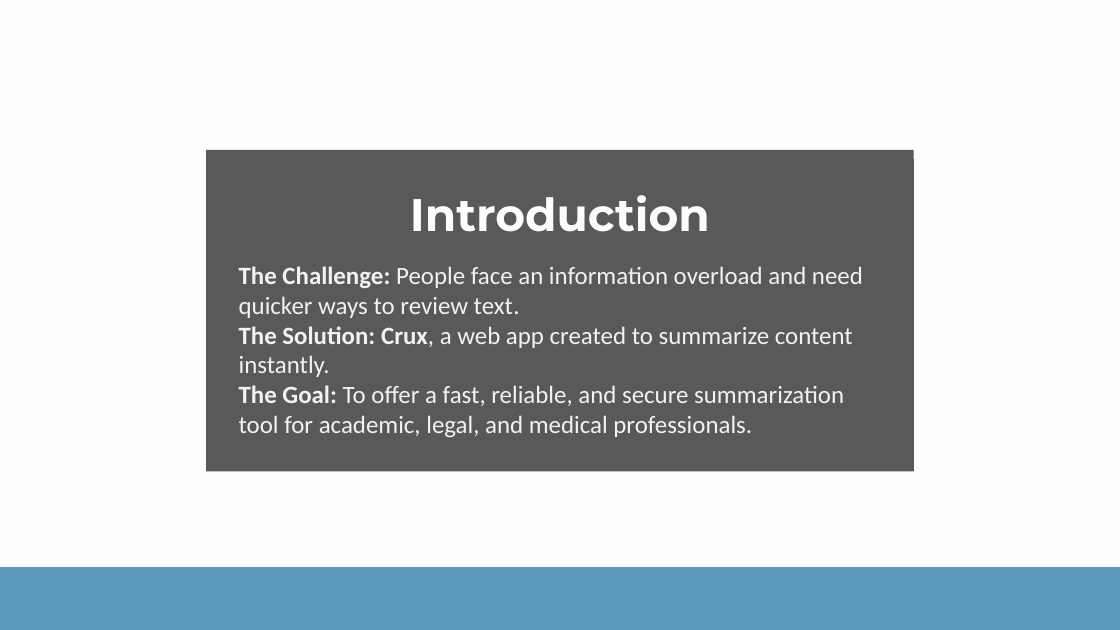
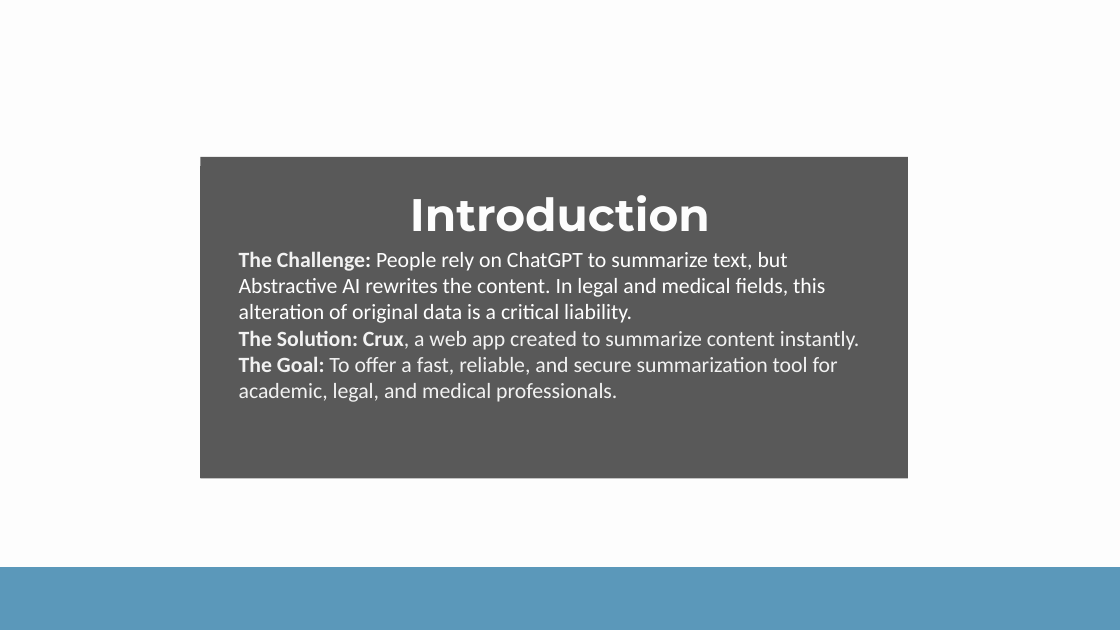
Before and after one commit to Abhijeet0848/CRUX, a slide deck: slide 3 of CRUX.pptx. Drawn at 1120x630 pixels with LibreOffice and Linux fonts; fonts in the diff are those of the drawing. Boxes give left, top, right and bottom in pixels: in the first picture for what was removed or moved away, otherwise in the second. Text is boxed around its words. In the diff, an @@ line names an element or a change of style, - is before the commit and + after.

```diff
--- a/CRUX.pptx
+++ b/CRUX.pptx
@@ rectangle: place and size @@
-rectangle at bbox=[206, 150, 913, 471]
+rectangle at bbox=[200, 157, 908, 478]
@@ freeform shape: place and size @@
-freeform shape at bbox=[206, 158, 913, 471]
+freeform shape at bbox=[200, 166, 908, 478]
@@ text at bbox=[239, 251, 825, 323]: text changed; size 32 to 28 pt; text colour #F2F2F2 to #FFFFFF @@
-The Challenge: People face an information overload and need quicker ways to review text.
+The Challenge: People rely on ChatGPT to summarize text, but Abstractive AI rewrites the content. In legal and medical fields, this alteration of original data is a critical liability.
@@ text "The Challenge: People rely on ...": place and size @@
-text "The Challenge: People rely on ..." at bbox=[239, 266, 863, 437]
+text "The Challenge: People rely on ..." at bbox=[239, 251, 860, 402]
@@ text at bbox=[239, 330, 860, 402]: size 32 to 28 pt in "The Solution: Crux, a web app created ...", "The Goal: To offer a fast, reliable, ..." @@
```
Also in this commit, not shown: 3 other files.
